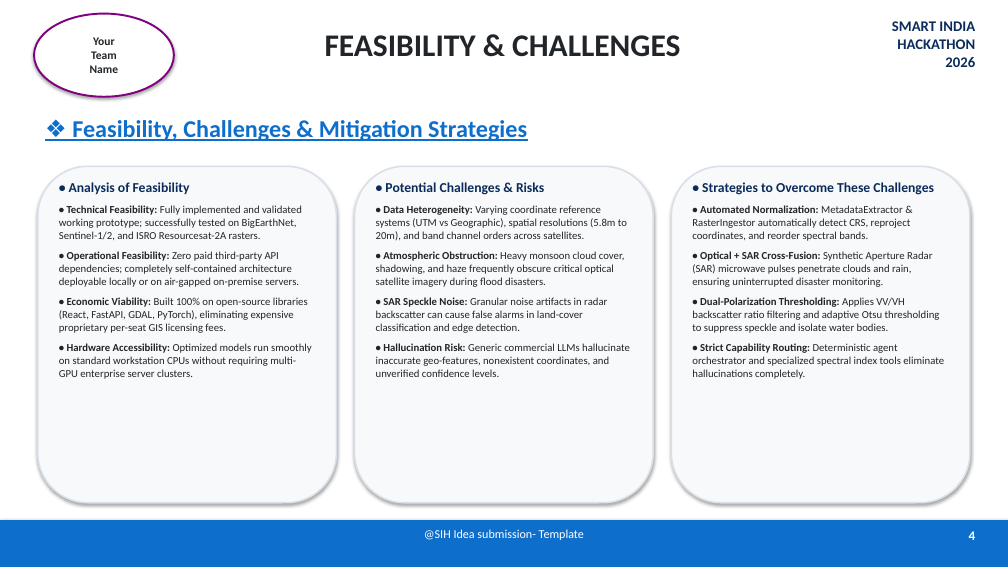
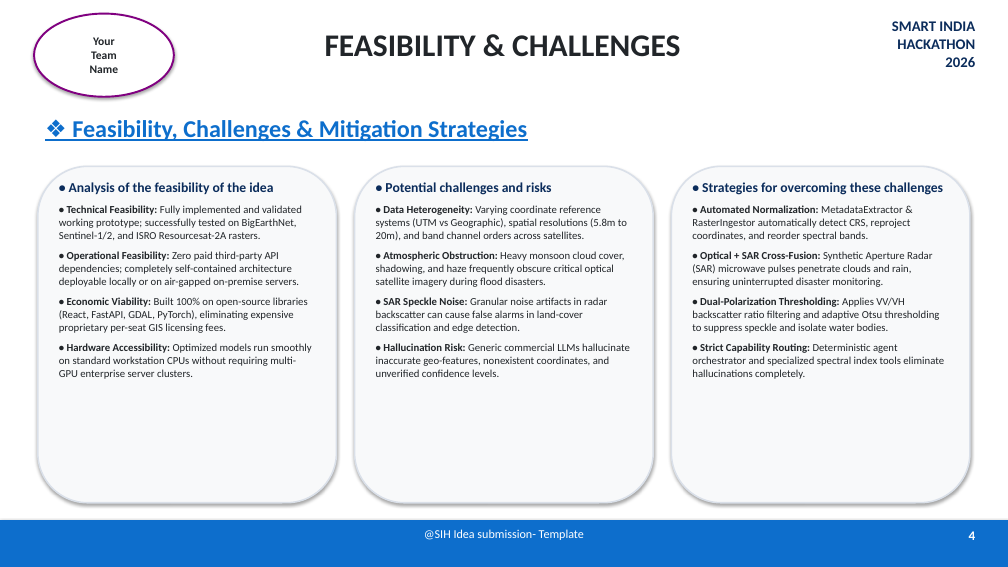
Before and after one commit to senguptakrishnendu103-dotcom/satquery-ai, a slide deck: slide 4 of SatQuery_AI_SIH26167_Official_6Slides.pptx. Drawn at 1008x567 pixels with LibreOffice and Linux fonts; fonts in the diff are those of the drawing. Boxes give left, top, right and bottom in pixels: in the first picture for what was removed or moved away, otherwise in the second. Text is boxed around its words. In the diff, an @@ line names an element or a change of style, - is before the commit and + after.

Commit message:
docs(ppt): align Slide 4 headers with exact official SIH template wording

```diff
--- a/SatQuery_AI_SIH26167_Official_6Slides.pptx
+++ b/SatQuery_AI_SIH26167_Official_6Slides.pptx
@@ text at (x1=69, y1=182, x2=273, y2=194): text changed @@
-• Analysis of Feasibility
+• Analysis of the feasibility of the idea
@@ text at (x1=385, y1=182, x2=551, y2=195): text changed @@
-• Potential Challenges & Risks
+• Potential challenges and risks
@@ text at (x1=702, y1=182, x2=943, y2=195): text changed @@
-• Strategies to Overcome These Challenges
+• Strategies for overcoming these challenges
```
Also in this commit, not shown: 3 other files.
